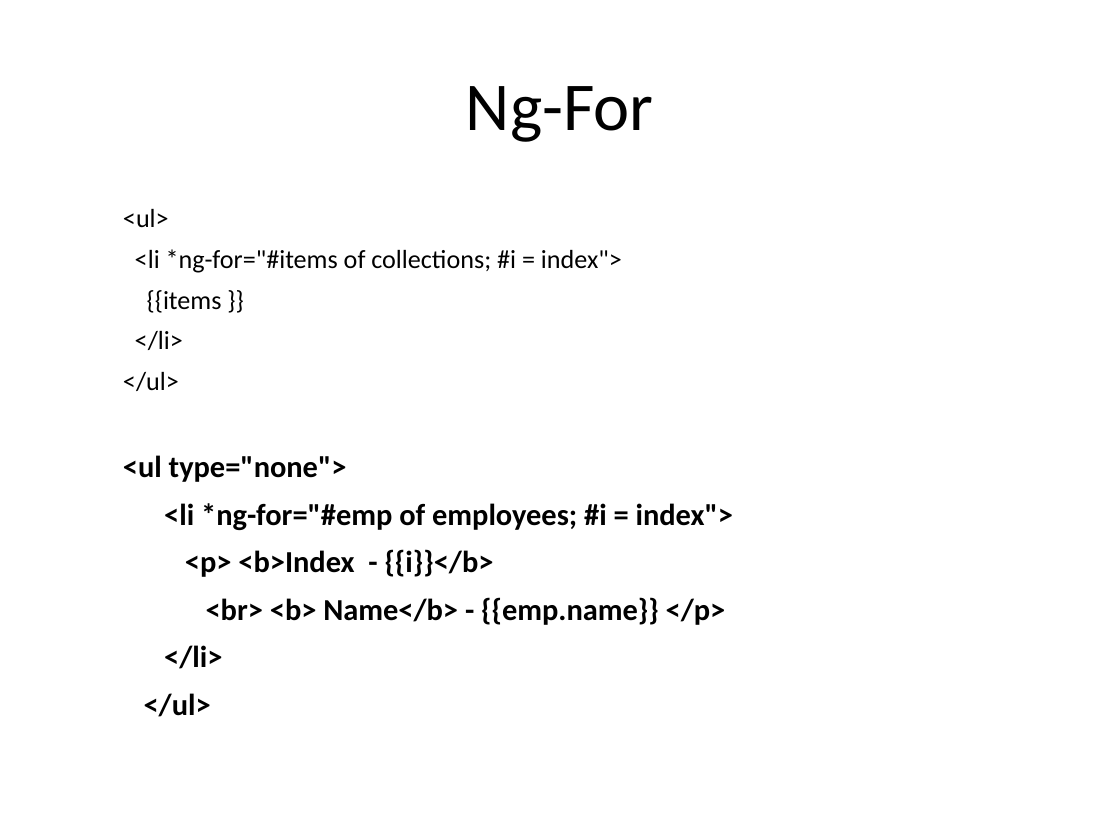
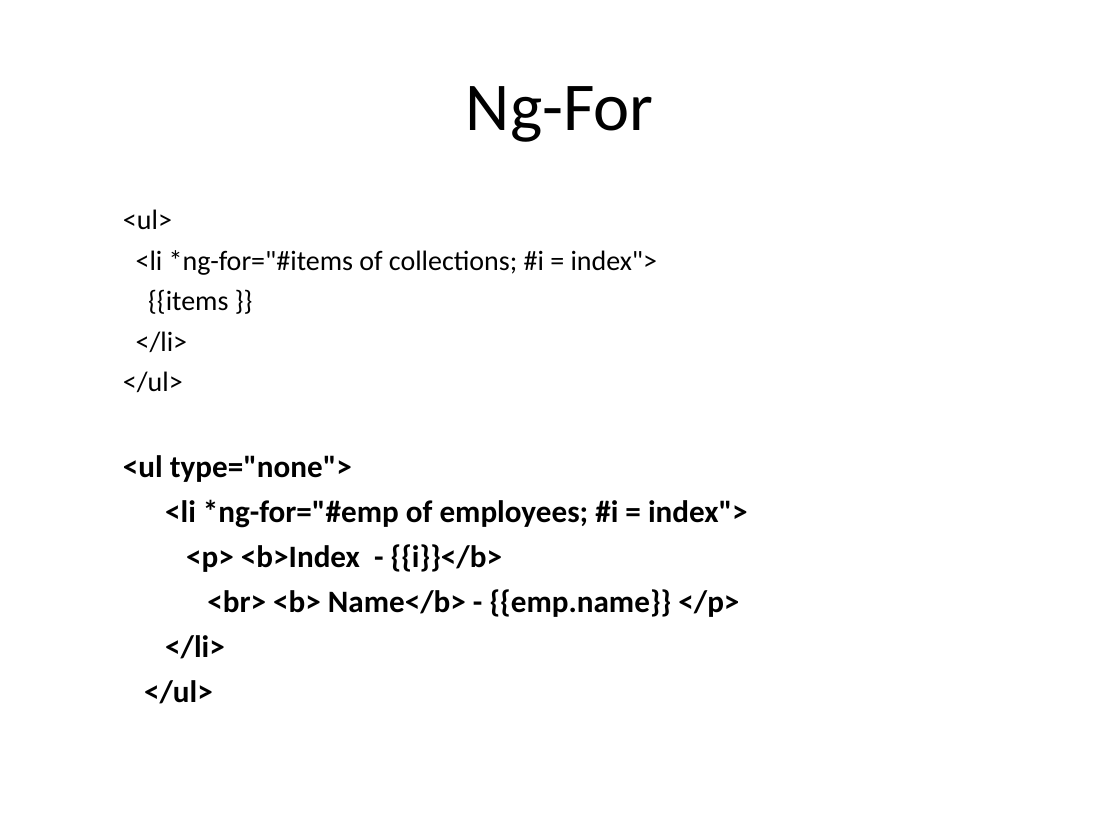
Before and after one commit to vishnumvn/AngularJS_Tut, a slide deck: slide 212 of Materials/Angular_Module01.ppt. Drawn at 1120x840 pixels with LibreOffice and Linux fonts; fonts in the diff are those of the drawing. Boxes give left, top, right and bottom in pixels: in the first picture for what was removed or moved away, otherwise in the second. Text is boxed around its words. In the diff, an @@ line names an element or a change of style, - is before the commit and + after.

```diff
--- a/Materials/Angular_Module01.ppt
+++ b/Materials/Angular_Module01.ppt
@@ text "<ul>" at box(123, 209, 748, 704): size 16.8 to 18 pt in "<ul>", "<li *ng-for="#items of collections; #i = index">", "{{items }}", "</li>" and 1 more places; size 19.6 to 20 pt in "<ul type="none">", "<li *ng-for="#emp of employees; #i = index">", "<p> <b>Index - {{i}}</b>", "<br> <b> Name</b> - {{emp.name}} </p>" and 2 more places; less space between paragraphs @@
```
Also in this commit, not shown: 37 other slides changed, 37 other files.
